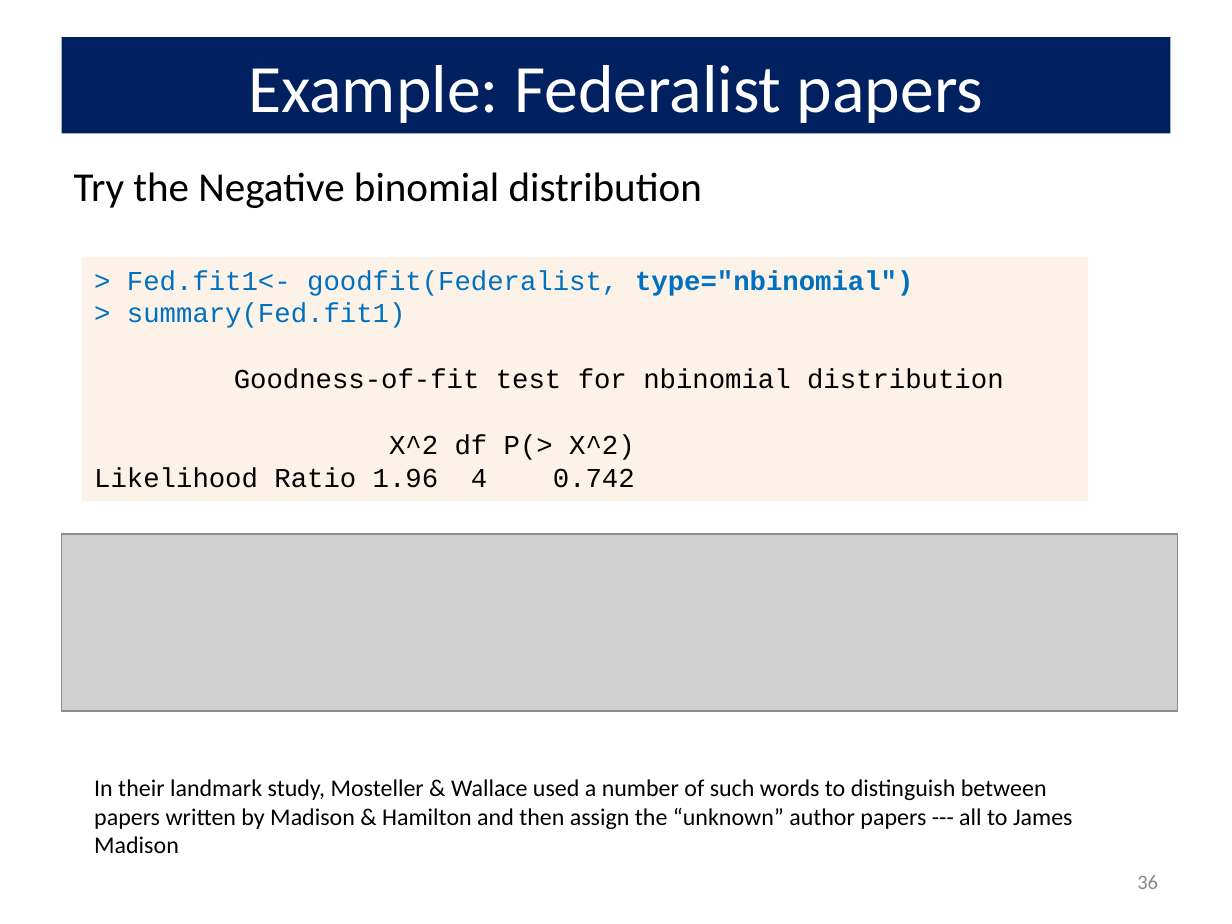
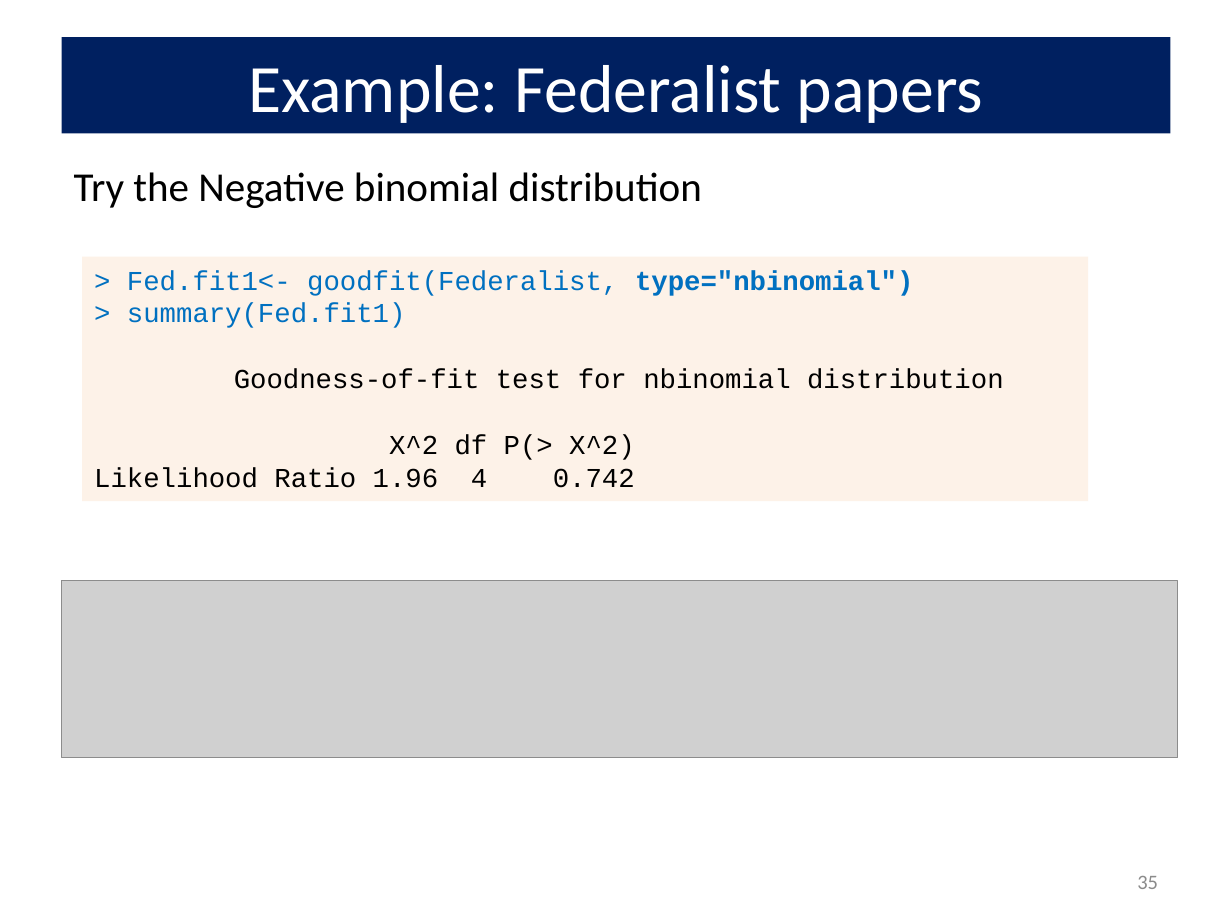
Before and after one commit to friendly/psy6136, a slide deck: slide 35 of docs/lectures/02-Discrete.pptx (slide 36 before the commit). Drawn at 1232x924 pixels with LibreOffice and Linux fonts; fonts in the diff are those of the drawing; grey boxes stand for pictures. Boxes give left, top, right and bottom in pixels: in the first picture for what was removed or moved away, otherwise in the second. Text is boxed around its words. In the diff, an @@ line names an element or a change of style, - is before the commit and + after.

Commit message:
work on index.Rmd, lecture 1

```diff
--- a/docs/lectures/02-Discrete.pptx
+++ b/docs/lectures/02-Discrete.pptx
@@ picture: place and size @@
-picture at (62,533,1178,711)
+picture at (62,580,1178,758)
@@ text removed at (94,779,1073,853) @@
-In their landmark study, Mosteller & Wallace used a number of such words to distinguish between papers written by Madison & Hamilton and then assign the “unknown” author papers --- all to James Madison
@@ page number at (1137,876,1158,889): text changed @@
-36
+35
```
Also in this commit, not shown: 5 other slides changed, 1 slide removed, 19 other files.
